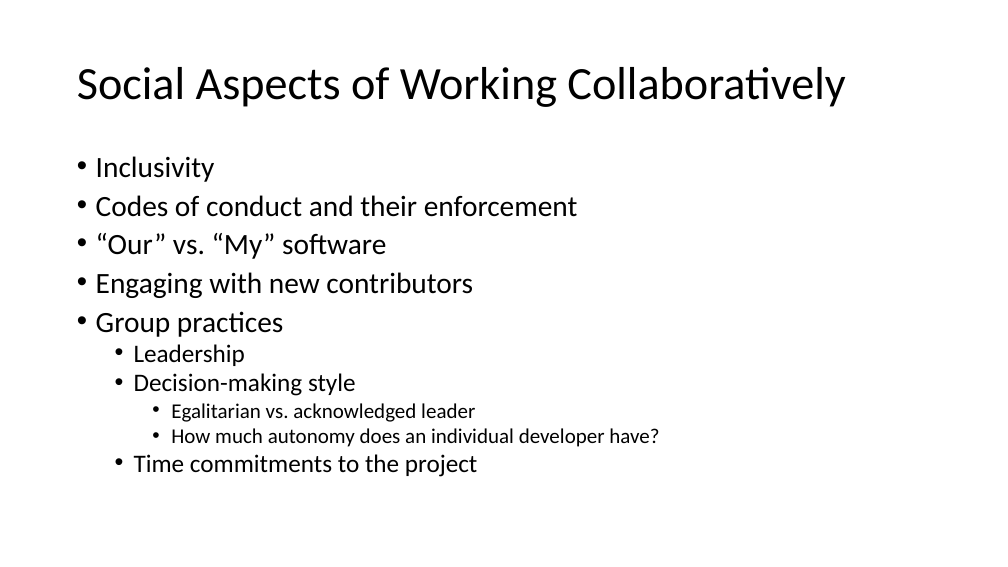
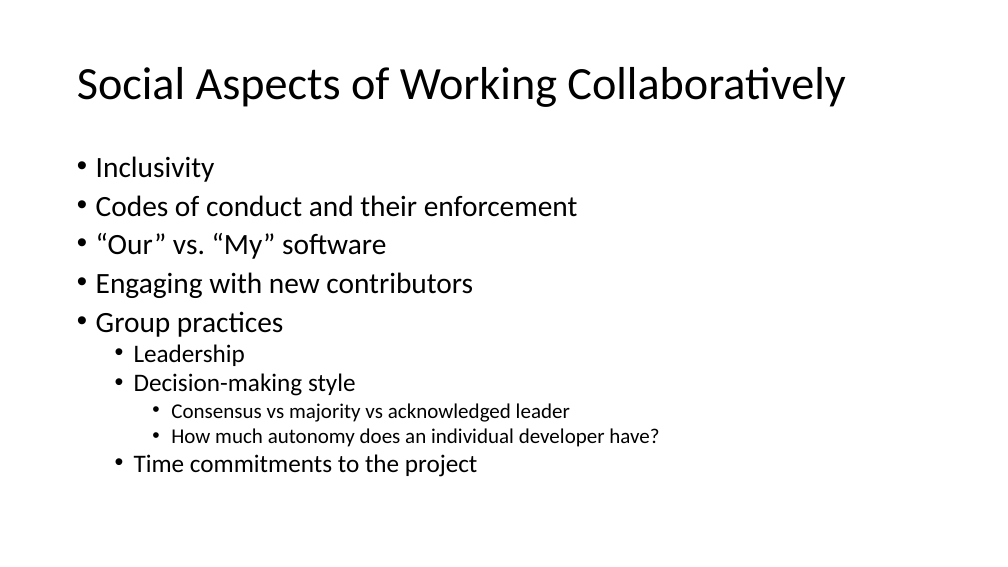
Before and after one commit to INTERSECT-training/Building-A-Community, a slide deck: slide 7 of presentations/WorkingCollaborativelyIntro.pptx. Drawn at 1008x567 pixels with LibreOffice and Linux fonts; fonts in the diff are those of the drawing; background and template pictures are left out. Boxes give left, top, right and bottom in pixels: in the first picture for what was removed or moved away, otherwise in the second. Text is boxed around its words. In the diff, an @@ line names an element or a change of style, - is before the commit and + after.

Commit message:
Update slides

```diff
--- a/presentations/WorkingCollaborativelyIntro.pptx
+++ b/presentations/WorkingCollaborativelyIntro.pptx
@@ text at [171,403,570,422]: text changed @@
-    • Egalitarian vs. acknowledged leader
+    • Consensus vs majority vs acknowledged leader
```
Also in this commit, not shown: 1 slide added, 1 other file.
